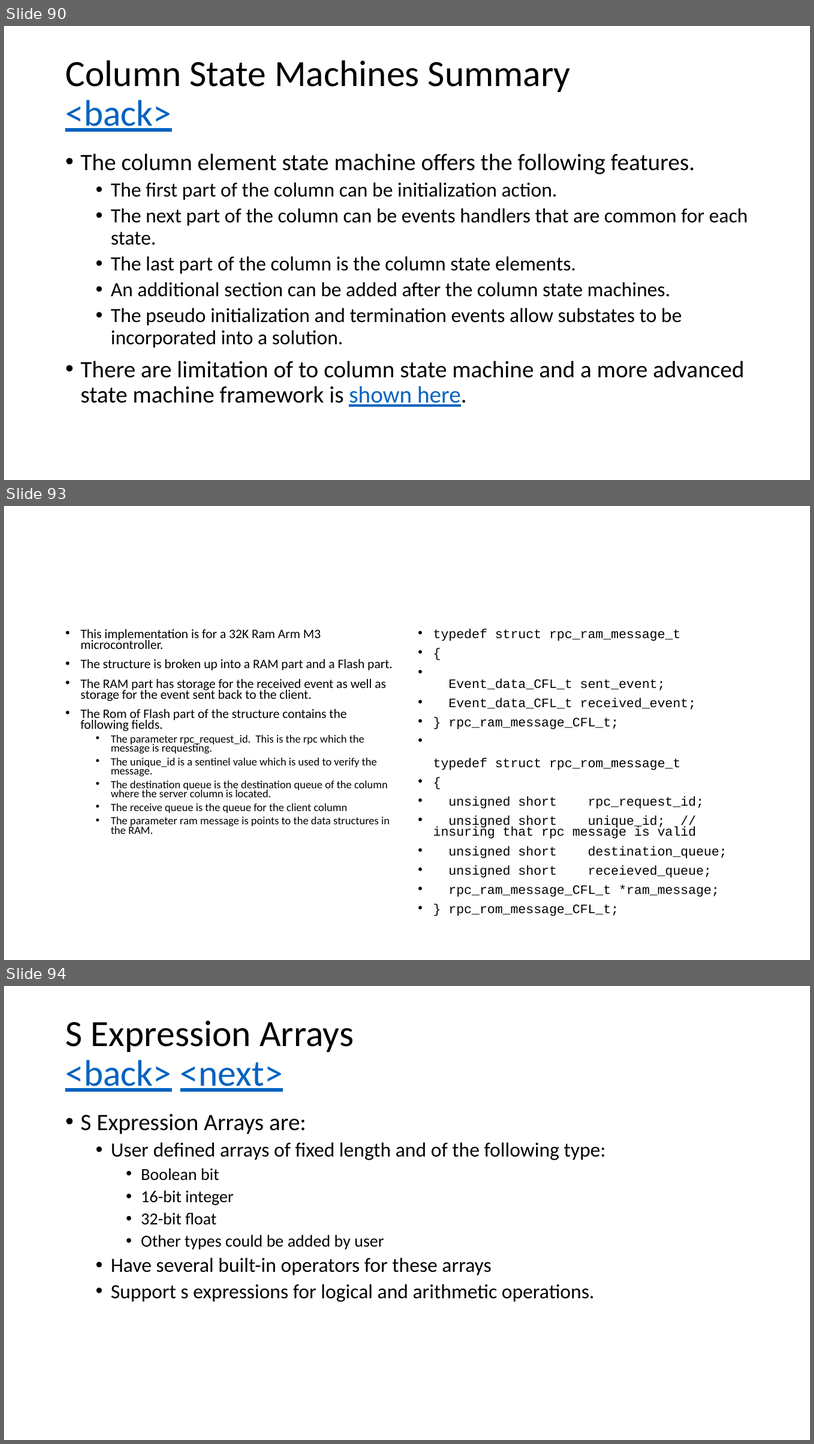
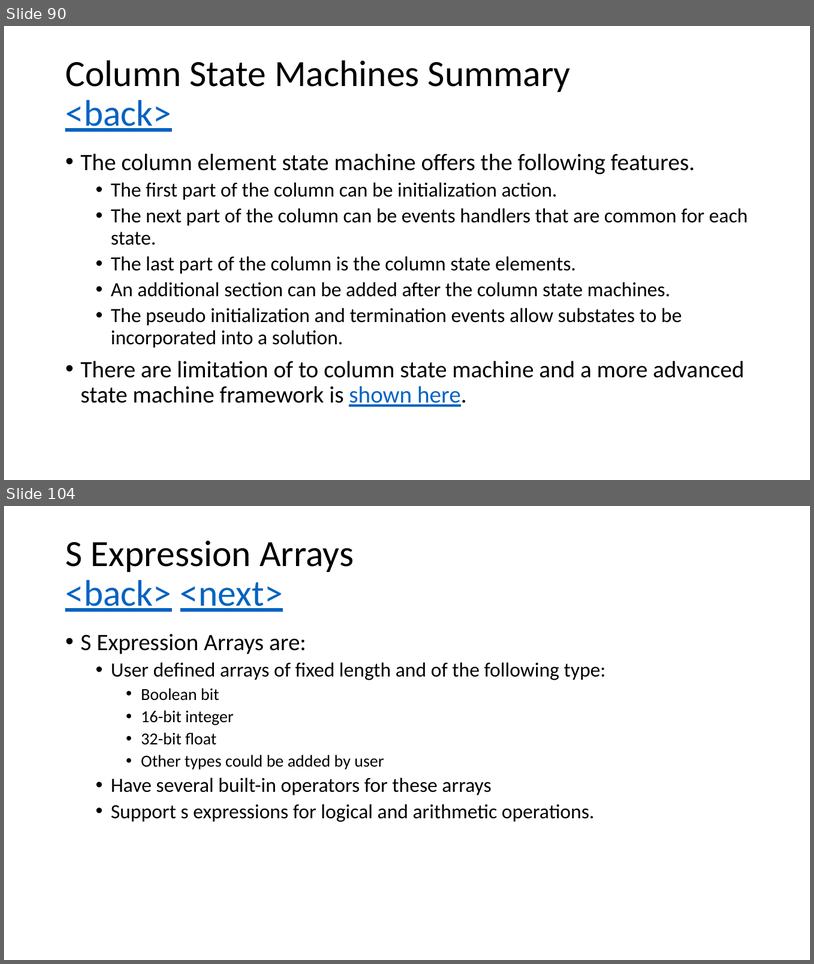
Before and after one commit to glenn-edgar/CFL, a slide deck: documentation/CFL_Documentation.pptx. Shown one above the other, each under a label of ours: slides 90, 93 and 94 before the commit, slides 90 and 104 after it; the slides between them are not shown. The pictures are 814x1444 and 814x964 pixels, drawn with LibreOffice and Linux fonts; fonts in the diff are those of the drawing. Boxes give left, top, right and bottom in pixels: in the first picture for what was removed or moved away, otherwise in the second. Text is boxed around its words. In the diff, an @@ line names an element or a change of style, - is before the commit and + after.

```diff
--- a/documentation/CFL_Documentation.pptx
+++ b/documentation/CFL_Documentation.pptx
@@ slide 93 removed at (x1=4, y1=506, x2=810, y2=960), background #FFFFFF @@
@@ text removed at (x1=81, y1=629, x2=393, y2=834) @@
-• This implementation is for a 32K Ram Arm M3 microcontroller.
-• The structure is broken up into a RAM part and a Flash part.
-• The RAM part has storage for the received event as well as storage for the event sent back to the client.
-• The Rom of Flash part of the structure contains the following fields.
-  • The parameter rpc_request_id. This is the rpc which the message is requesting.
-  • The unique_id is a sentinel value which is used to verify the message.
-  • The destination queue is the destination queue of the column where the server column is located.
-  • The receive queue is the queue for the client column
-  • The parameter ram message is points to the data structures in the RAM.
@@ text removed at (x1=434, y1=629, x2=728, y2=916) @@
-• typedef struct rpc_ram_message_t
-• {
-• Event_data_CFL_t sent_event;
-• Event_data_CFL_t received_event;
-• } rpc_ram_message_CFL_t;
-• typedef struct rpc_rom_message_t
-• {
-• unsigned short rpc_request_id;
-• unsigned short unique_id; // insuring that rpc message is valid
-• unsigned short destination_queue;
-• unsigned short receieved_queue;
-• rpc_ram_message_CFL_t *ram_message;
-• } rpc_rom_message_CFL_t;
@@ what was slide 94 is now slide 104 @@
```
Also in this commit, not shown: 12 slides changed, 90 slides added, 1 other slide removed, 9 other files.
